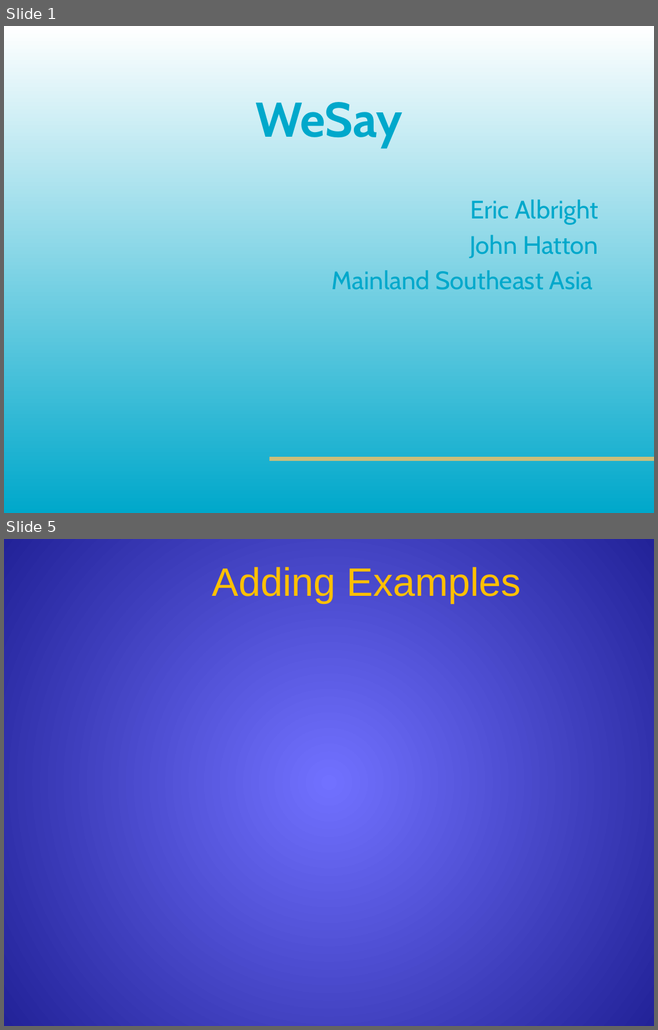
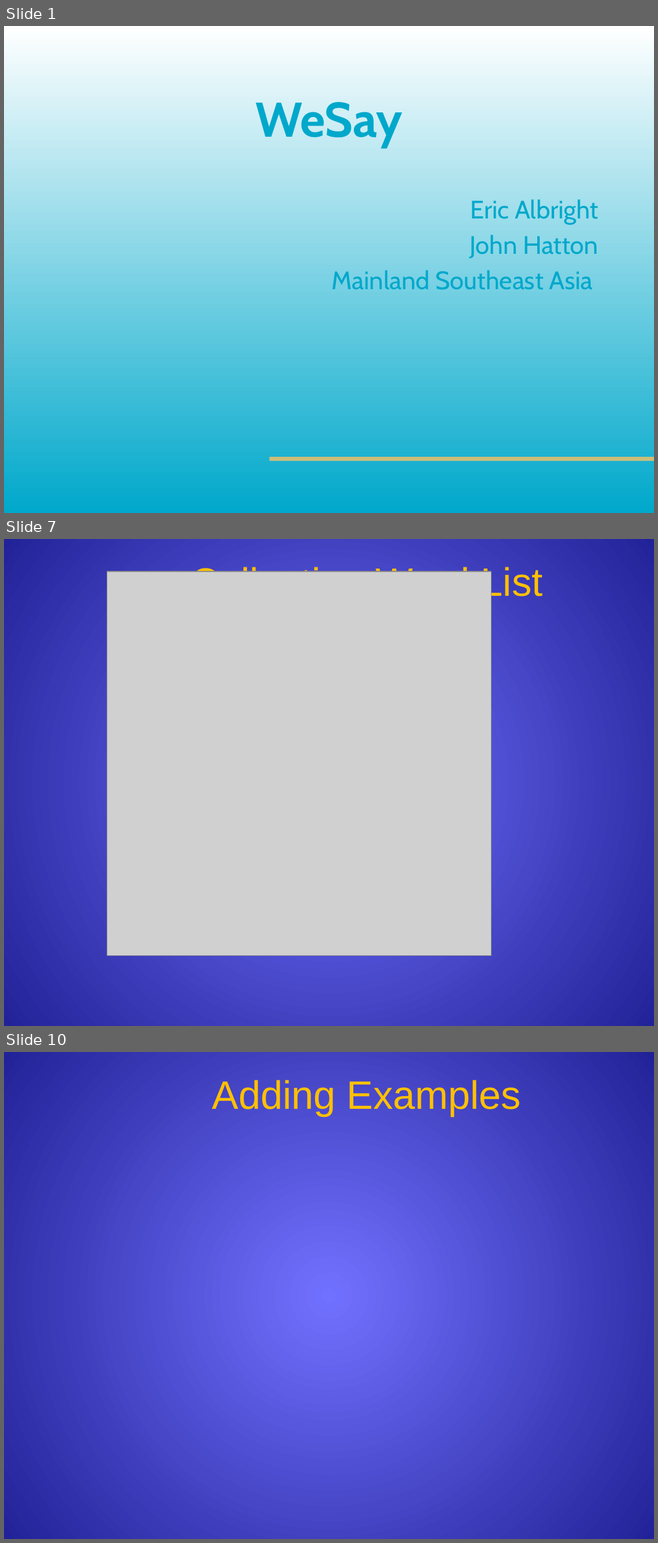
Before and after one commit to sillsdev/wesay, a slide deck: Presentations/CTC2006/V1.pptx. Shown one above the other, each under a label of ours: slides 1 and 5 before the commit, slides 1, 7 and 10 after it; the slides between them are not shown. The pictures are 658x1030 and 658x1543 pixels, drawn with LibreOffice and Linux fonts; fonts in the diff are those of the drawing; grey boxes stand for pictures; background and template pictures are left out. Boxes give left, top, right and bottom in pixels: in the first picture for what was removed or moved away, otherwise in the second. Text is boxed around its words. In the diff, an @@ line names an element or a change of style, - is before the commit and + after.

```diff
--- a/Presentations/CTC2006/V1.pptx
+++ b/Presentations/CTC2006/V1.pptx
@@ slide 7 added at <box>4,539,654,1026</box>, background gradient #7373FF to #222297 @@
@@ picture added at <box>107,571,491,955</box> @@
@@ title added at <box>190,565,542,603</box>, 44 pt, text #FFC000 @@
+Collecting Word List
@@ what was slide 5 is now slide 10 @@
```
Also in this commit, not shown: 3 slides changed, 11 other slides added, 2 slides removed.
